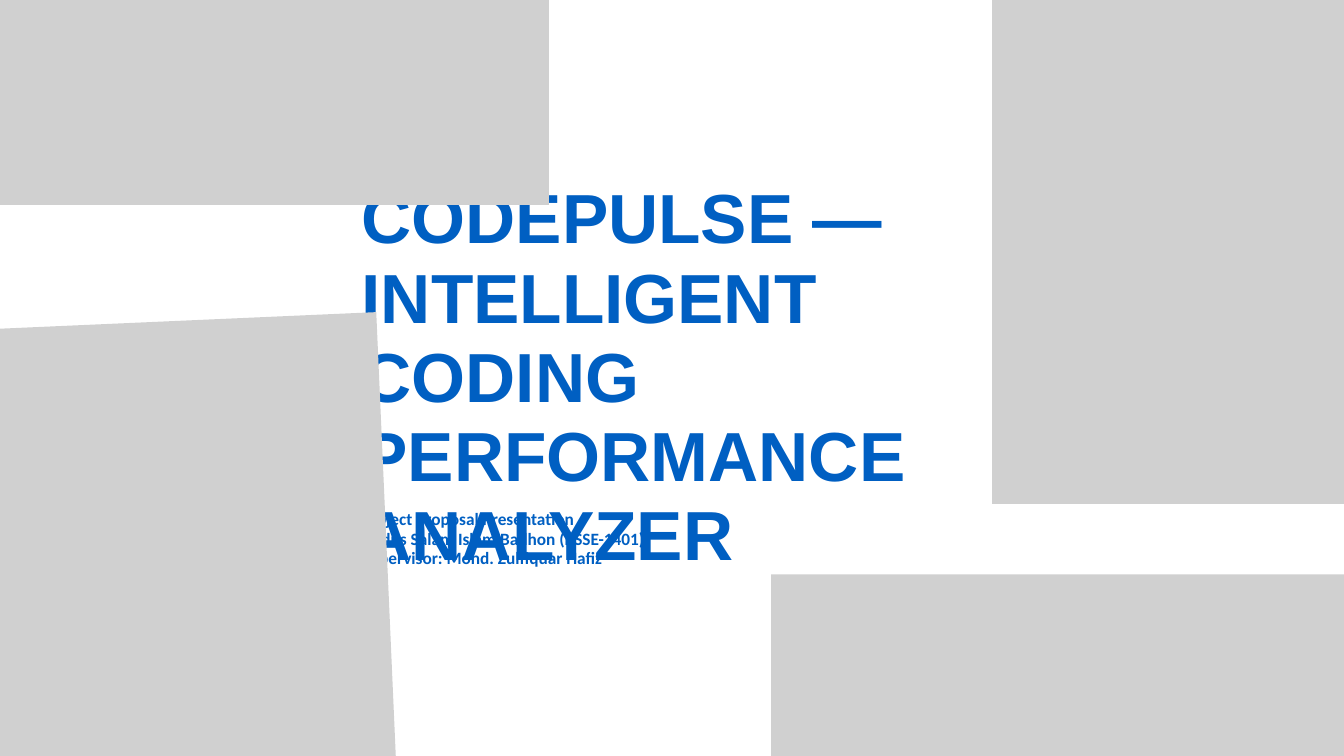
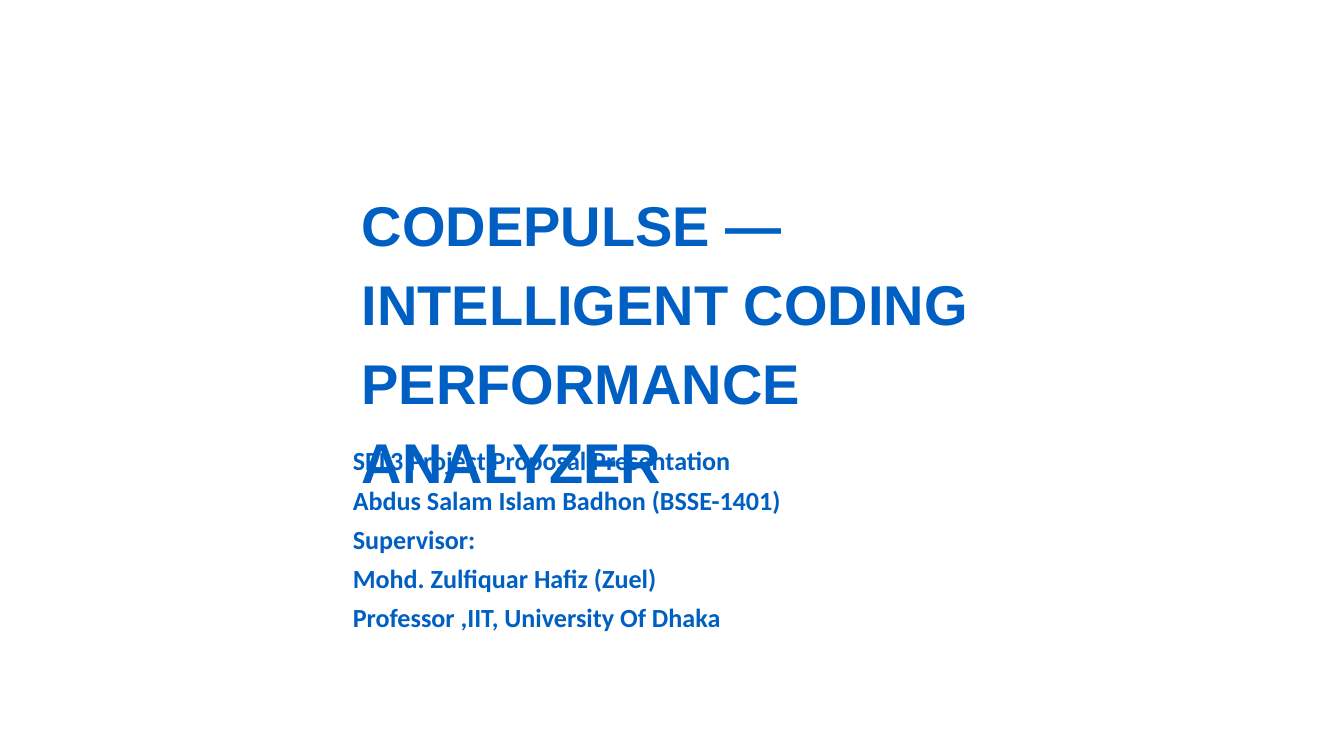
Before and after one commit to Badhon1401/SPL-3, a slide deck: slide 1 of codepulse-documentation/CodePulse.pptx. Drawn at 1344x756 pixels with LibreOffice and Linux fonts; fonts in the diff are those of the drawing; grey boxes stand for pictures. Boxes give left, top, right and bottom in pixels: in the first picture for what was removed or moved away, otherwise in the second. Text is boxed around its words. In the diff, an @@ line names an element or a change of style, - is before the commit and + after.

Commit message:
Updated ppt added

```diff
--- a/codepulse-documentation/CodePulse.pptx
+++ b/codepulse-documentation/CodePulse.pptx
@@ picture removed at [0, 0, 548, 204] @@
@@ picture removed at [992, 0, 1344, 504] @@
@@ text "CODEPULSE — INTELLIGENT CODING PERFORMANCE ..." at [362, 207, 968, 494]: size 74.4 to 60 pt @@
@@ picture removed at [0, 312, 409, 756] @@
@@ text at [353, 449, 730, 477]: text changed; size 18.4 to 28 pt @@
-Project Proposal Presentation
+SPL3 Project Proposal Presentation
@@ text "SPL3 Project Proposal Presentation": place and size @@
-text "SPL3 Project Proposal Presentation" at [362, 511, 644, 569]
+text "SPL3 Project Proposal Presentation" at [353, 449, 781, 631]
@@ text at [353, 491, 781, 514]: size 18.4 to 28 pt in "Abdus Salam Islam Badhon (BSSE-1401)" @@
@@ text at [353, 530, 720, 631]: text changed; size 18.4 to 28 pt @@
-Supervisor: Mohd. Zulfiquar Hafiz
+Supervisor:
+Mohd. Zulfiquar Hafiz (Zuel)
+Professor ,IIT, University Of Dhaka
@@ picture removed at [771, 575, 1344, 756] @@
```
Also in this commit, not shown: 16 other slides changed, 1 slide added, 2 slides removed.
